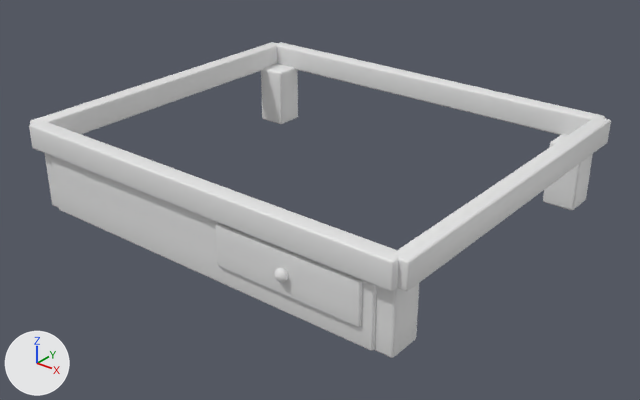
The glTF model wings/clay/models/apron.glb as it was, and as the next commit left it.
Both versions are drawn from a camera (50 mm lens) standing at (15.05, -18.85, 11.74) and looking at (0.31, -0.42, 0.31). Arrows for +X, +Y and +Z are at lower left; the lights stay in place. The first picture is the older version. Objects named as collision shapes, trigger or cutter boxes, shadow casters or lower levels of detail are left out. Vertices at exactly the same position are counted once.

In view in the first picture: 'apron'.
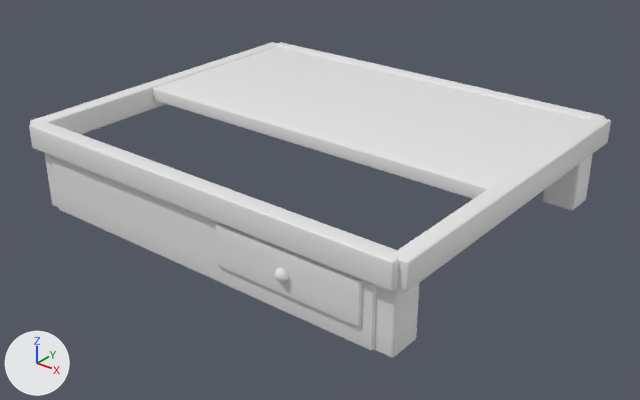
What the commit changed:
me_apron is used by ob_apron; location (0.0, 0.0, 0.0).
me_apron had 1762 vertices, 3480 faces and spanned x -6.55..6.55, y -5.62..5.5, z -0.06..2.63.
me_apron now has 1930 vertices, 3812 faces and spans x -6.55..6.55, y -5.62..5.5, z -0.06..2.63.
me_apron part 1: a new loose piece of 168 vertices spanning x -6.1..6.1, y -1.05..5.25, z 2.18..2.58, in mat_wood (white #e7e7e7).

Boxes [x1, y1, x2, y2] around the edits, measured in the pictures (640 x 400 px):
part 1 of me_apron, added: after [152, 47, 590, 199]
